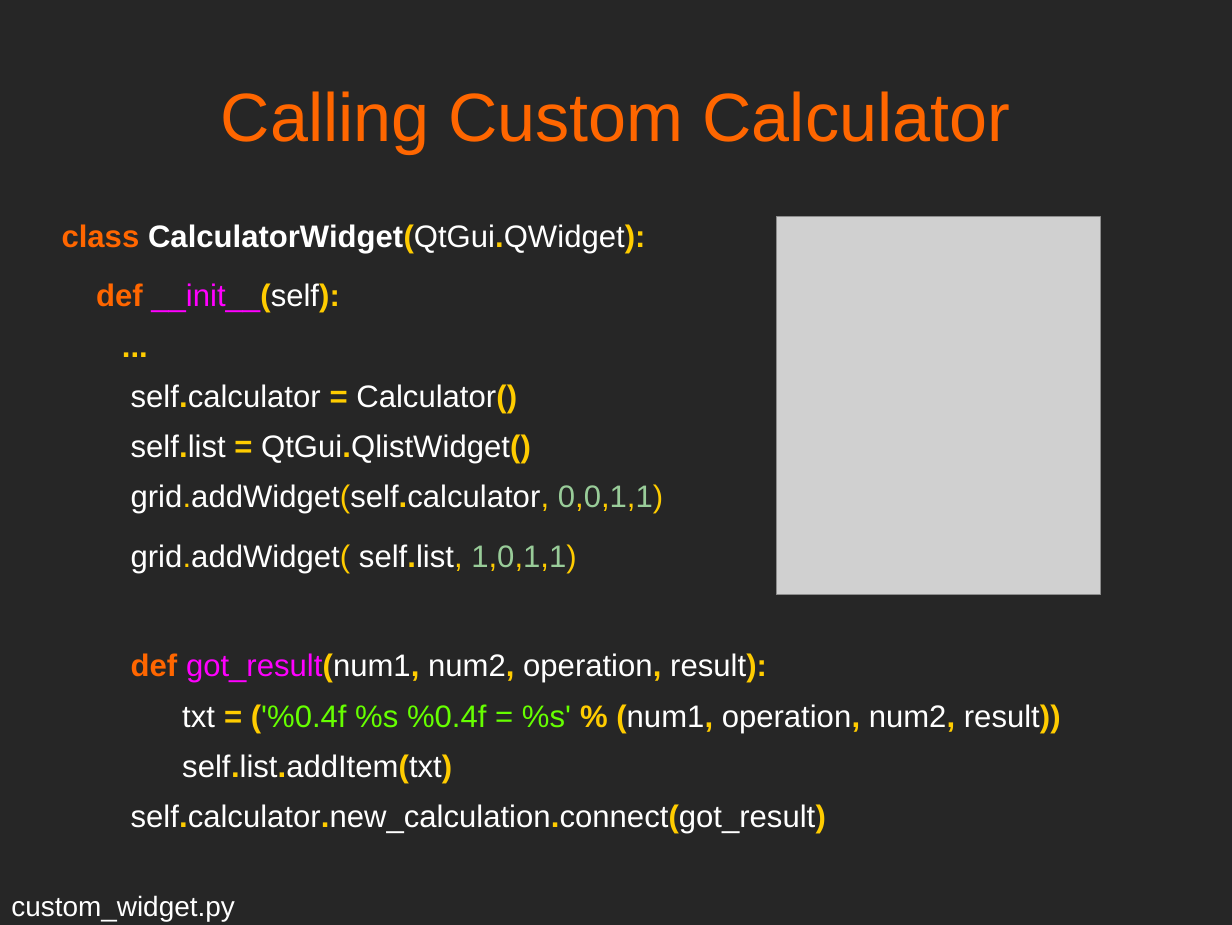
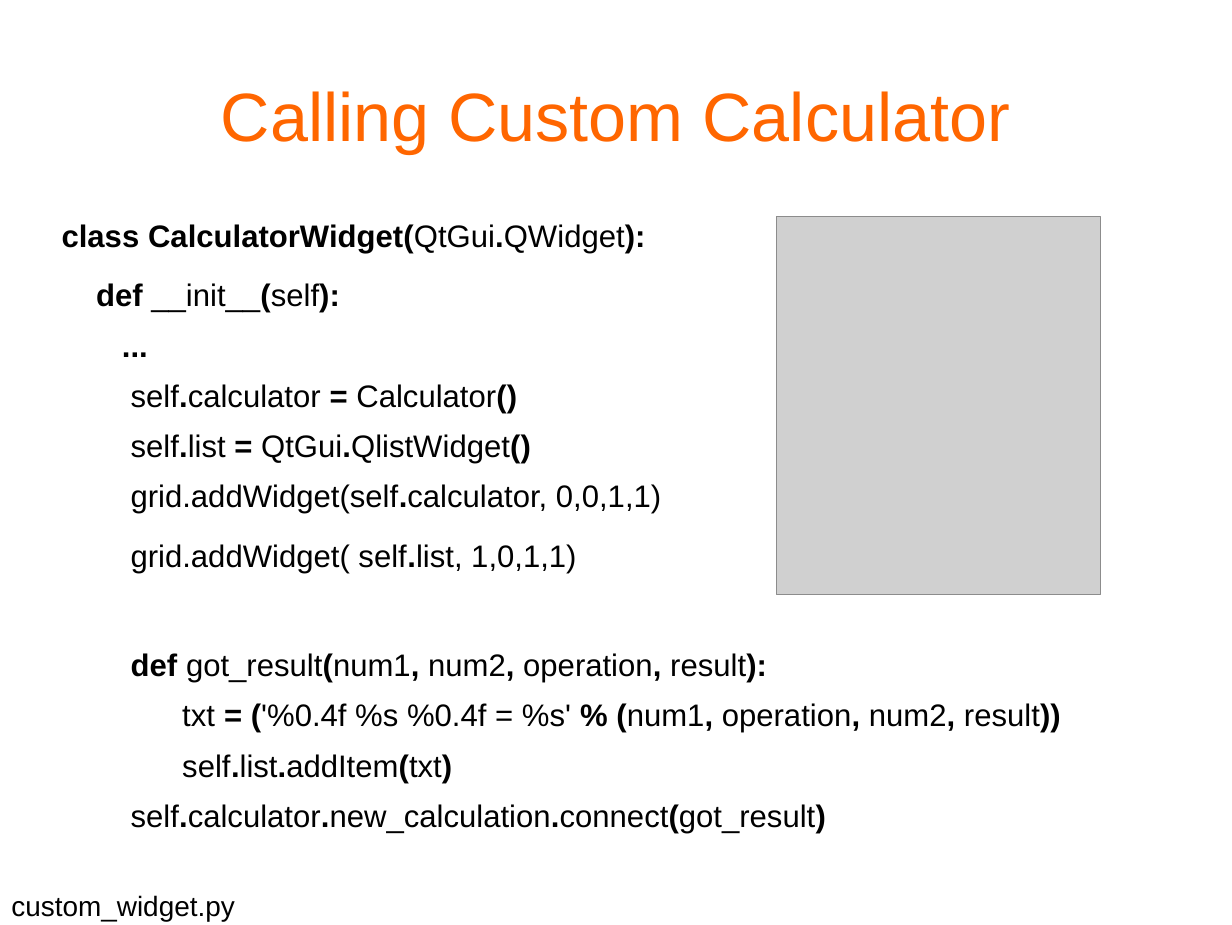
Before and after one commit to mfarhan12/qt-presentation, a slide deck: slide 20 of OPAG QT Presentation.odp. Drawn at 1232x925 pixels with LibreOffice and Linux fonts; fonts in the diff are those of the drawing; grey boxes stand for pictures. Boxes give left, top, right and bottom in pixels: in the first picture for what was removed or moved away, otherwise in the second. Text is boxed around its words. In the diff, an @@ line names an element or a change of style, - is before the commit and + after.

```diff
--- a/OPAG QT Presentation.odp
+++ b/OPAG QT Presentation.odp
@@ background #262626 to #FFFFFF @@
@@ text "class CalculatorWidget(QtGui.QWidget):" at <box>62,224,1061,833</box>: text colour #FF6600 to #000000 in "class", "def", "def"; text colour #FFFFFF to #000000 in "CalculatorWidget(QtGui.QWidget):", "__init__(self):", "self.calculator Calculator()", "self.list QtGui.QlistWidget()" and 6 more places; text colour #FFCC00 to #000000 in "CalculatorWidget(QtGui.QWidget):", "__init__(self):", "...", "self.calculator = Calculator()" and 7 more places; text colour #FF00FF to #000000 in "__init__(self):", "got_result(num1,"; text colour #99CC99 to #000000 in "0,0,1,1)", "1,0,1,1)"; text colour #66FF00 to #000000 in "('%0.4f %s %0.4f = %s'" @@
@@ text "custom_widget.py" at <box>11,895,235,921</box>: text colour #FFFFFF to #000000 @@
```
Also in this commit, not shown: 29 other slides changed, 12 other files.
